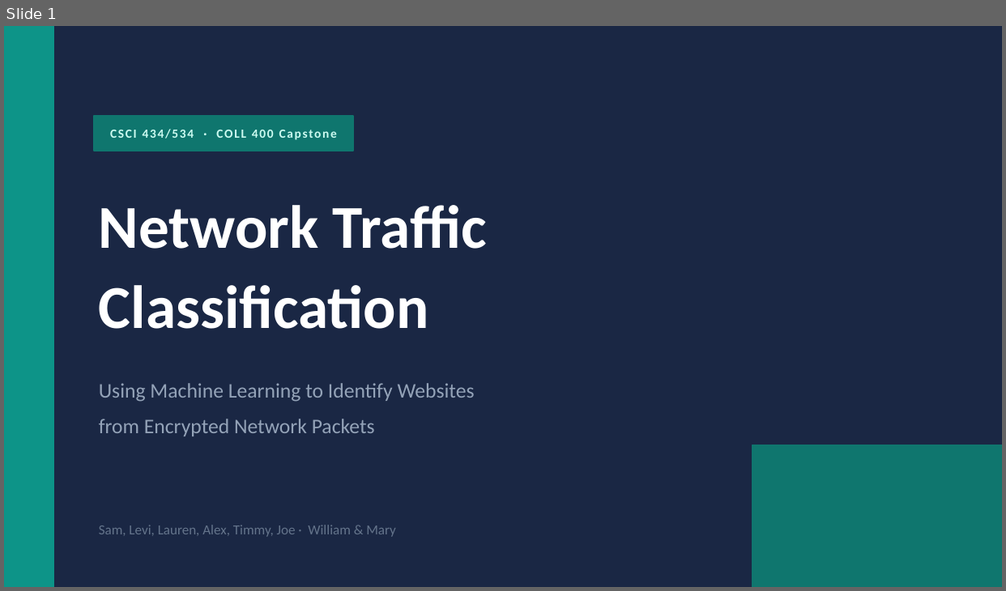
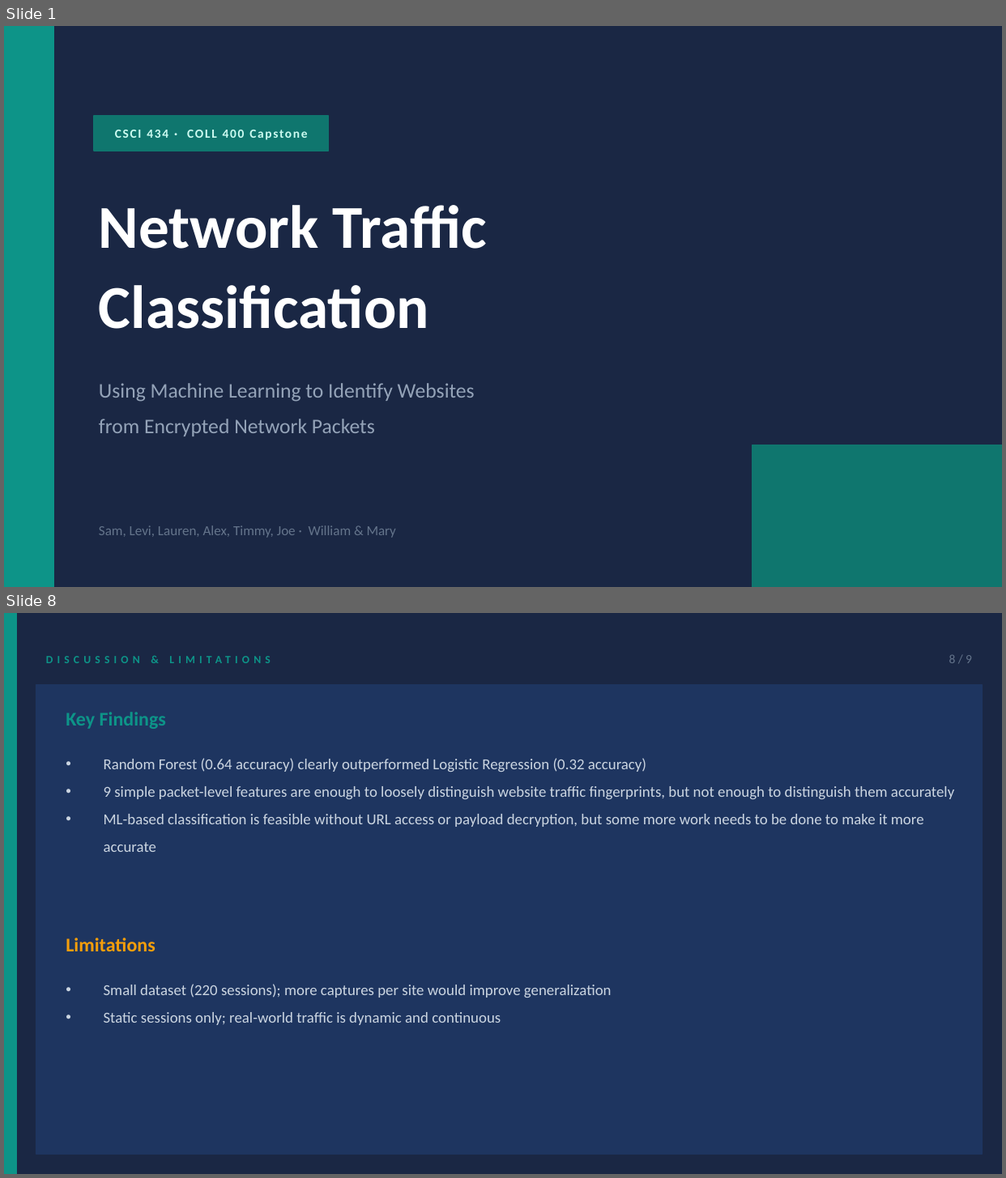
Before and after one commit to SaSc-5104/network-traffic-classification, a slide deck: slides/C400_Presentation.pptx. Shown one above the other, each under a label of ours: slide 1 before the commit, slides 1 and 8 after it; the slides between them are not shown. The pictures are 1006x591 and 1006x1178 pixels, drawn with LibreOffice and Linux fonts; fonts in the diff are those of the drawing. Boxes give left, top, right and bottom in pixels: in the first picture for what was removed or moved away, otherwise in the second. Text is boxed around its words. In the diff, an @@ line names an element or a change of style, - is before the commit and + after.

```diff
--- a/slides/C400_Presentation.pptx
+++ b/slides/C400_Presentation.pptx
@@ slide 8 added at bbox=[4, 613, 1002, 1174], background #1A2744 @@
@@ rectangle added at bbox=[4, 613, 16, 1174], fill #0D9488, outline #0D9488 1 pt @@
@@ text added at bbox=[46, 656, 270, 663], 8 pt, text #0D9488, bold @@
+DISCUSSION & LIMITATIONS
@@ text added at bbox=[949, 655, 972, 663], 9 pt, text #64748B @@
+8 / 9
@@ rectangle added at bbox=[36, 685, 982, 1154], fill #1E3560, outline #1E3560 1 pt @@
@@ text added at bbox=[66, 712, 166, 729], 14 pt, text #0D9488, bold @@
+Key Findings
@@ text added at bbox=[104, 758, 954, 827], 11 pt, text #CBD5E1 @@
+• Random Forest (0.64 accuracy) clearly outperformed Logistic Regression (0.32 accuracy)
+• 9 simple packet-level features are enough to loosely distinguish website traffic fingerprints, but not enough to distinguish them accurately
+• ML-based classification is feasible without URL access or payload decryption, but some more work needs to be done to make it more accurate
@@ text added at bbox=[66, 938, 155, 952], 14 pt, text #F59E0B, bold @@
+Limitations
@@ text added at bbox=[104, 984, 612, 1025], 11 pt, text #CBD5E1 @@
+• Small dataset (220 sessions); more captures per site would improve generalization
+• Static sessions only; real-world traffic is dynamic and continuous
@@ slide 1 changed as well @@
@@ rectangle: place and size @@
-rectangle at bbox=[94, 116, 353, 151]
+rectangle at bbox=[94, 116, 328, 151]
@@ text at bbox=[99, 122, 323, 145]: text changed @@
-CSCI 434/534 · COLL 400 Capstone
+CSCI 434 · COLL 400 Capstone
```
Also in this commit, not shown: 6 other slides changed, 1 other slide added, 7 other files.
